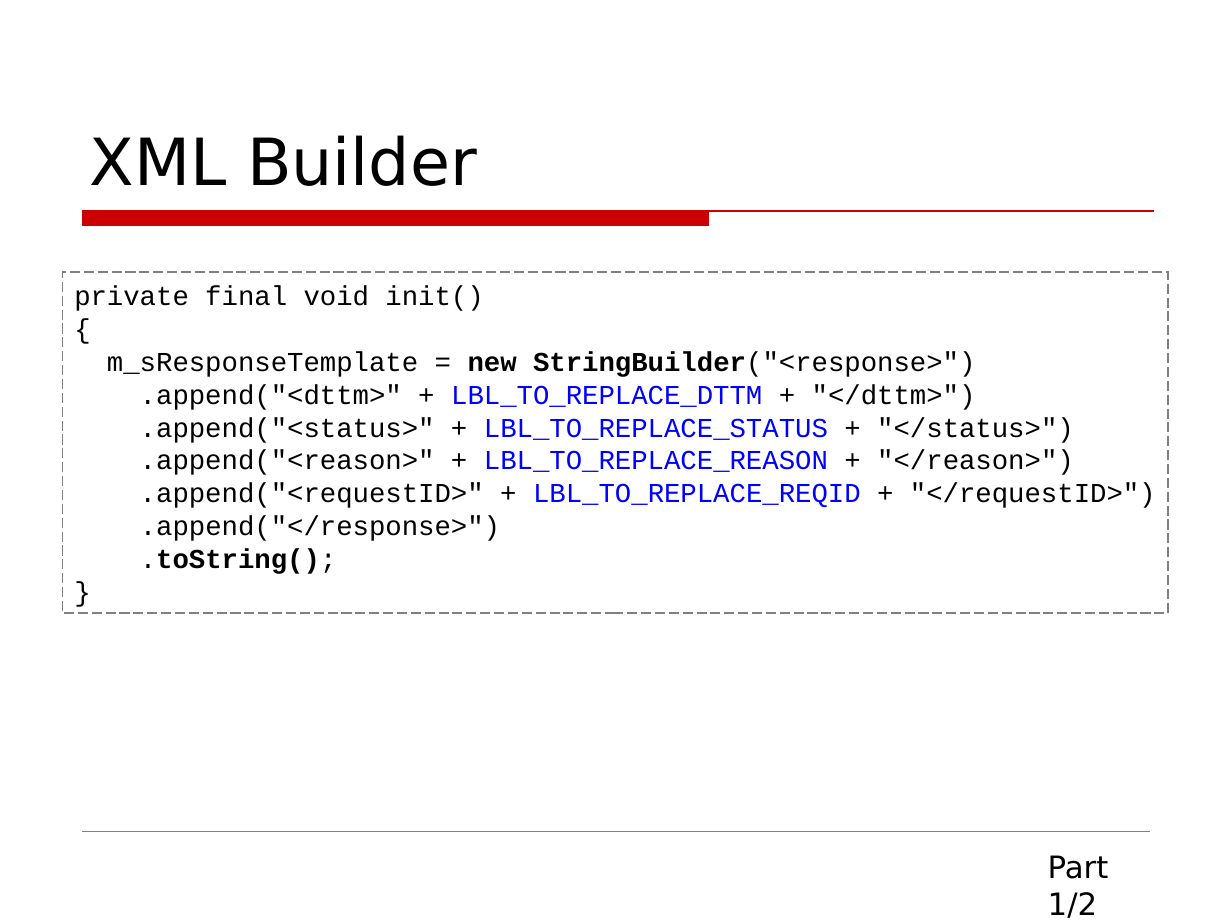
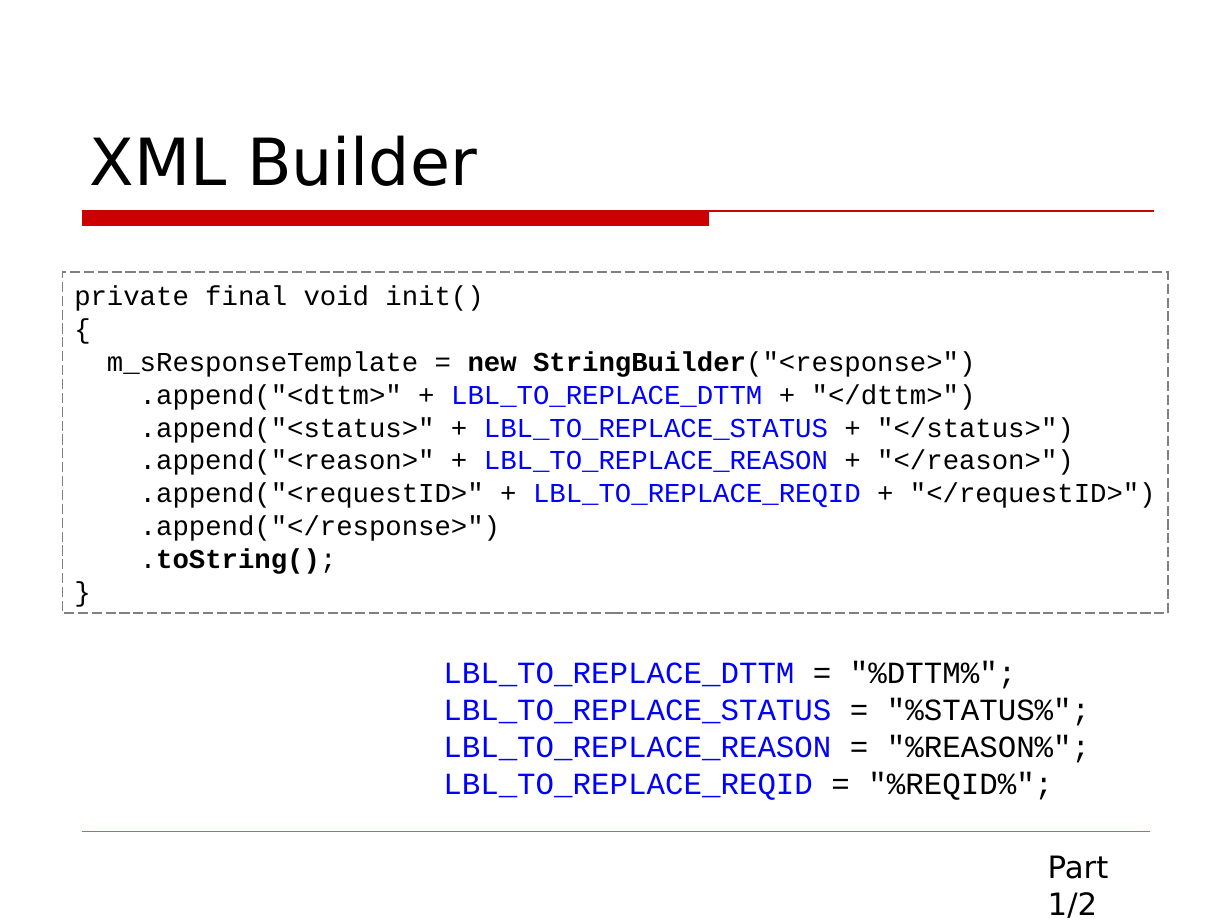
Before and after one commit to asolntsev/presentations, a slide deck: slide 18 of wtf-code/WTF_code.jug-lv.ru.ppt. Drawn at 1232x924 pixels with LibreOffice and Linux fonts; fonts in the diff are those of the drawing; background and template pictures are left out. Boxes give left, top, right and bottom in pixels: in the first picture for what was removed or moved away, otherwise in the second. Text is boxed around its words. In the diff, an @@ line names an element or a change of style, - is before the commit and + after.

```diff
--- a/wtf-code/WTF_code.jug-lv.ru.ppt
+++ b/wtf-code/WTF_code.jug-lv.ru.ppt
@@ text added at (443,661,1090,800), 18 pt, text #0000FF @@
+LBL_TO_REPLACE_DTTM = "%DTTM%";
+LBL_TO_REPLACE_STATUS = "%STATUS%";
+LBL_TO_REPLACE_REASON = "%REASON%";
+LBL_TO_REPLACE_REQID = "%REQID%";
```
Also in this commit, not shown: 1 slide removed.
